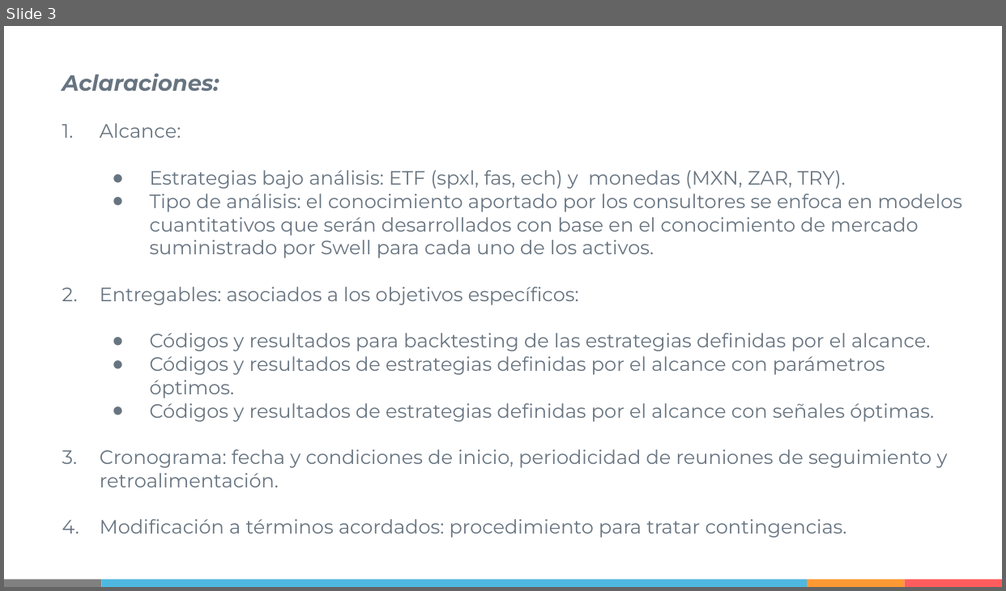
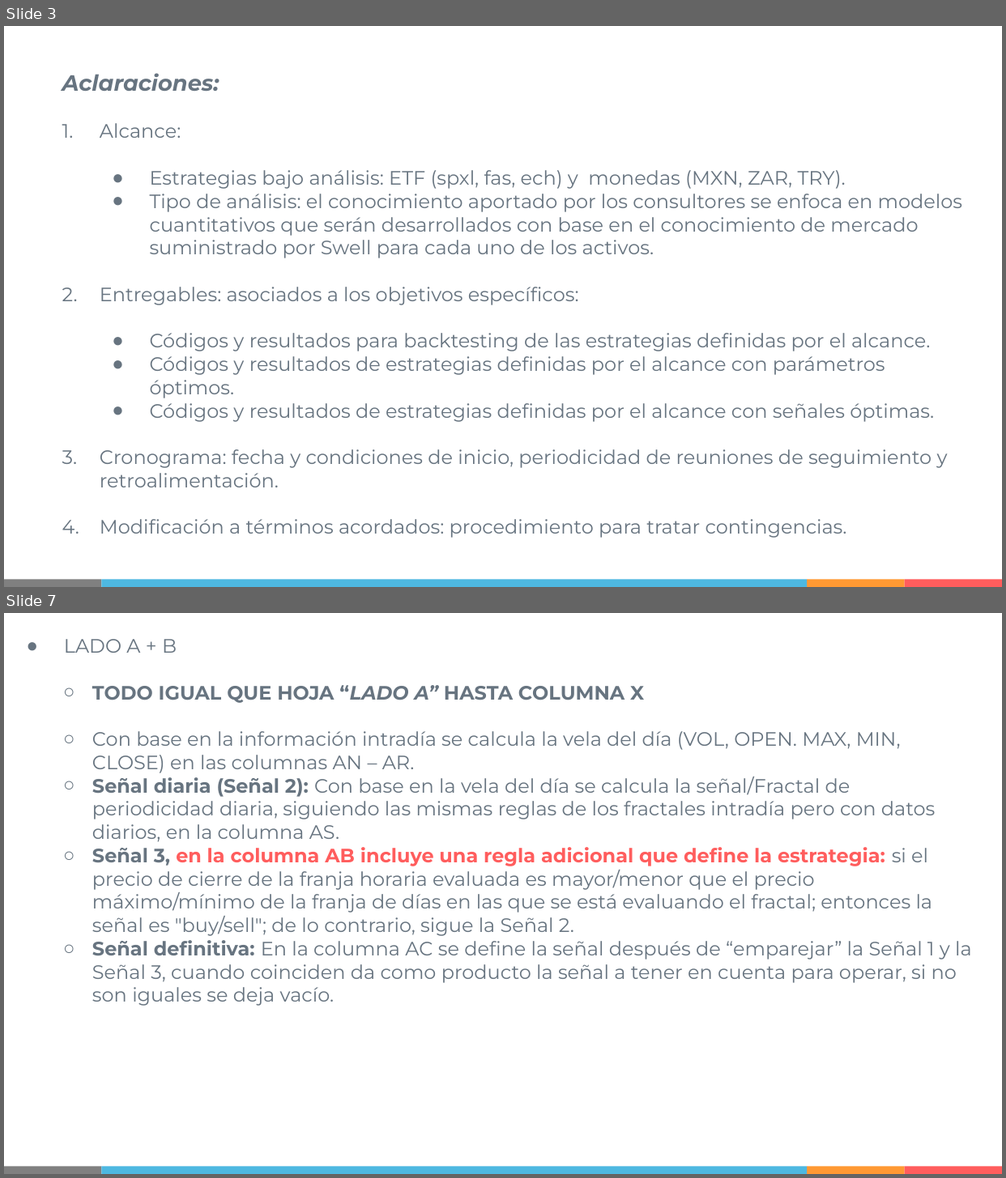
Before and after one commit to IISOS/Swell_2_Optimizacion_estrategias, a slide deck: Presentaciones/Swell - Optimización de estrategias - Plan de trabajo.pptx. Shown one above the other, each under a label of ours: slide 3 before the commit, slides 3 and 7 after it; the slides between them are not shown. The pictures are 1006x591 and 1006x1178 pixels, drawn with LibreOffice and Linux fonts; fonts in the diff are those of the drawing. Boxes give left, top, right and bottom in pixels: in the first picture for what was removed or moved away, otherwise in the second. Text is boxed around its words. In the diff, an @@ line names an element or a change of style, - is before the commit and + after.

Commit message:
Base Datos

```diff
--- a/Presentaciones/Swell - Optimización de estrategias - Plan de trabajo.pptx
+++ b/Presentaciones/Swell - Optimización de estrategias - Plan de trabajo.pptx
@@ slide 7 added at [4, 613, 1002, 1174], background #FFFFFF; not listed: 4 template elements that a slide beside it also shows @@
@@ text added at [64, 639, 972, 1006], 14 pt, text #677480 @@
+● LADO A + B
+  ○ TODO IGUAL QUE HOJA “LADO A” HASTA COLUMNA X
+  ○ Con base en la información intradía se calcula la vela del día (VOL, OPEN. MAX, MIN, CLOSE) en las columnas AN – AR.
+  ○ Señal diaria (Señal 2): Con base en la vela del día se calcula la señal/Fractal de periodicidad diaria, siguiendo las mismas reglas de los fractales intradía pero con datos diarios, en la columna AS.
+  ○ Señal 3, en la columna AB incluye una regla adicional que define la estrategia: si el precio de cierre de la franja horaria evaluada es mayor/menor que el precio máximo/mínimo de la franja de días en las que se está evaluando el fractal; entonces la señal es "buy/sell"; de lo contrario, sigue la Señal 2.
+  ○ Señal definitiva: En la columna AC se define la señal después de “emparejar” la Señal 1 y la Señal 3, cuando coinciden da como producto la señal a tener en cuenta para operar, si no son iguales se deja vacío.
```
Also in this commit, not shown: 1 slide changed, 15 other slides added, 11 other files.
